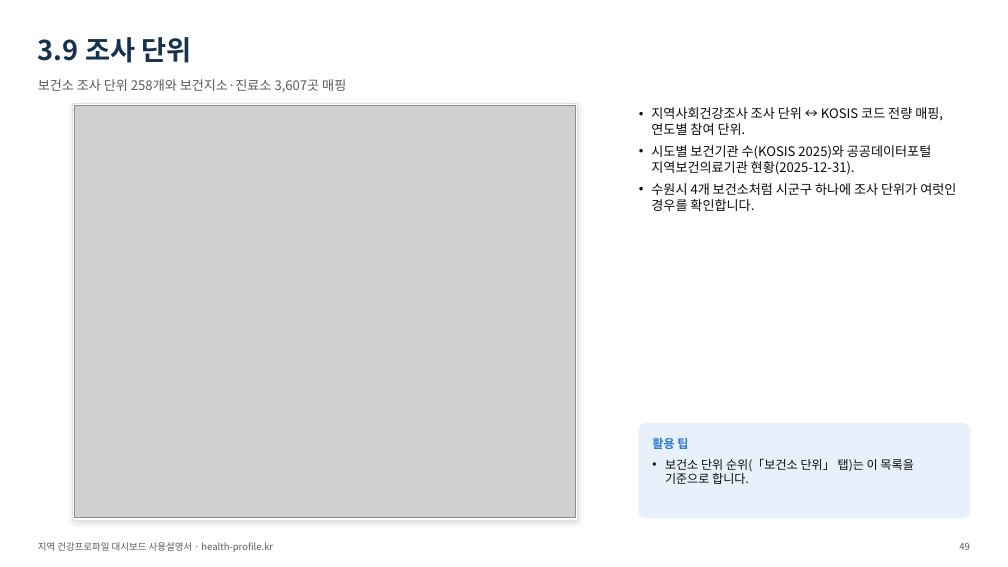
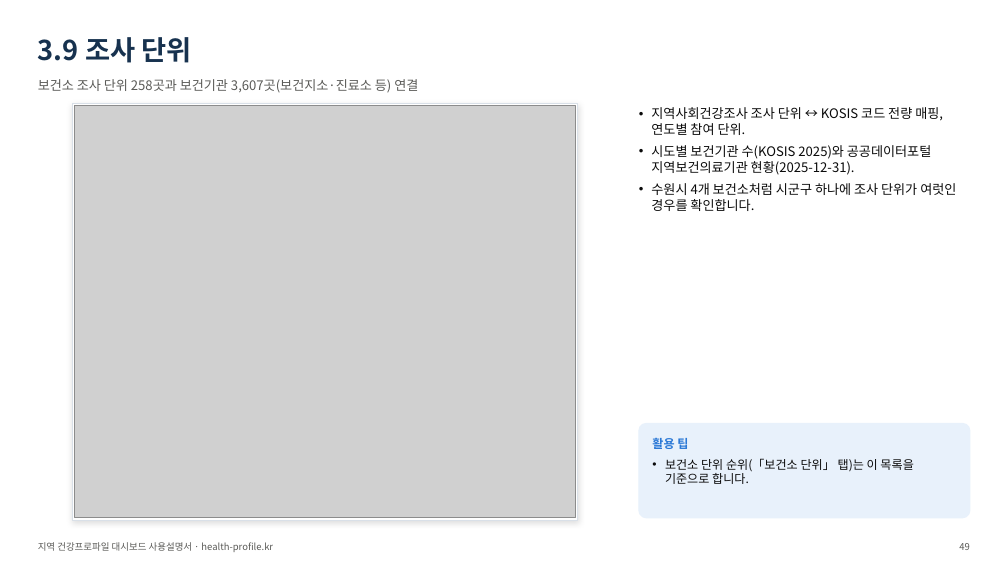
Before and after one commit to soonryu74/soonryu74.github.io, a slide deck: slide 49 of health-dashboard/docs/지역건강프로파일_대시보드_사용설명서_v1.pptx. Drawn at 1008x567 pixels with LibreOffice and Linux fonts; fonts in the diff are those of the drawing; grey boxes stand for pictures. Boxes give left, top, right and bottom in pixels: in the first picture for what was removed or moved away, otherwise in the second. Text is boxed around its words. In the diff, an @@ line names an element or a change of style, - is before the commit and + after.

```diff
--- a/health-dashboard/docs/지역건강프로파일_대시보드_사용설명서_v1.pptx
+++ b/health-dashboard/docs/지역건강프로파일_대시보드_사용설명서_v1.pptx
@@ text at (38, 79, 418, 93): text changed @@
-보건소 조사 단위 258개와 보건지소·진료소 3,607곳 매핑
+보건소 조사 단위 258곳과 보건기관 3,607곳(보건지소·진료소 등) 연결
```
Also in this commit, not shown: 12 other slides changed, 52 other files.
